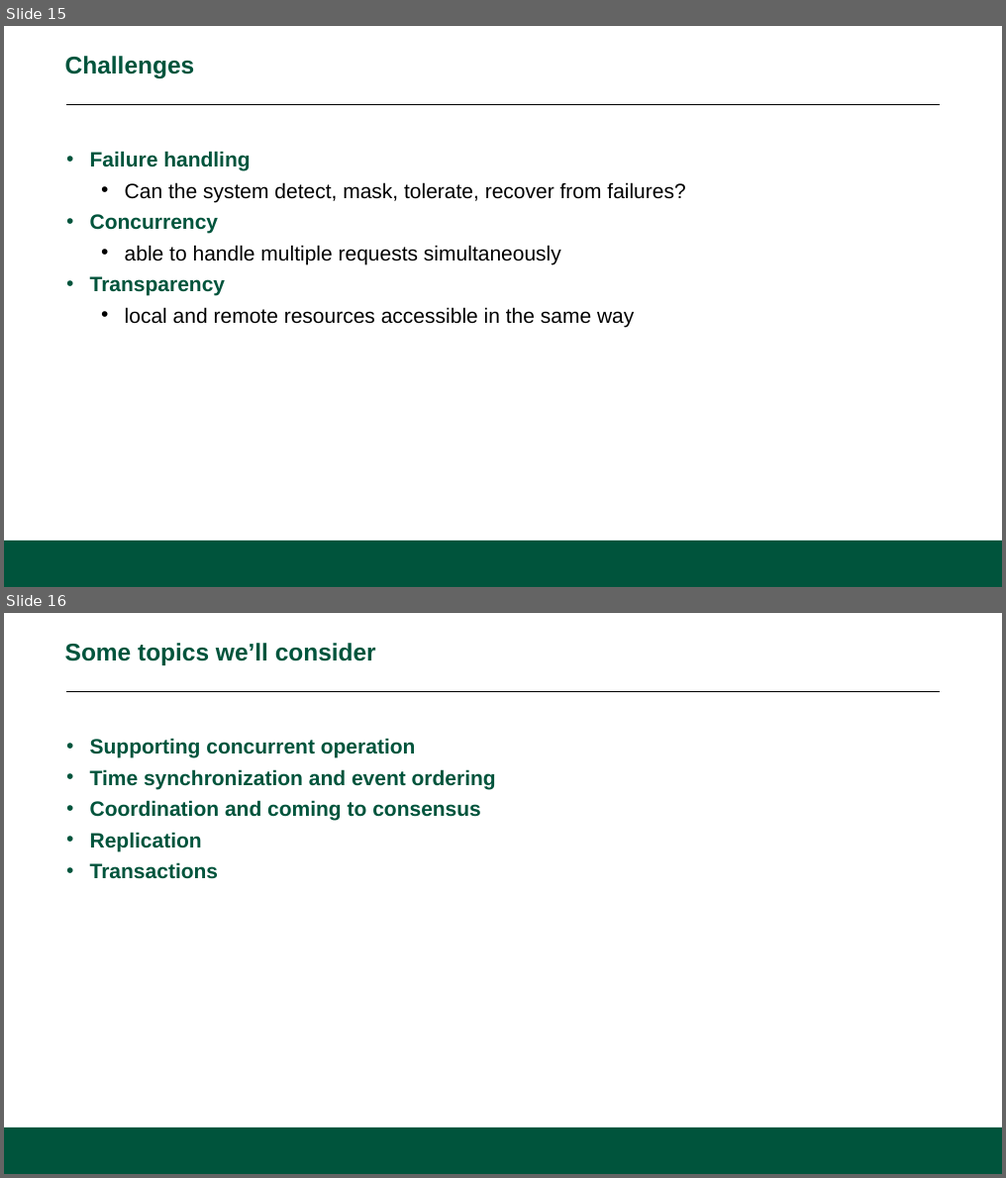
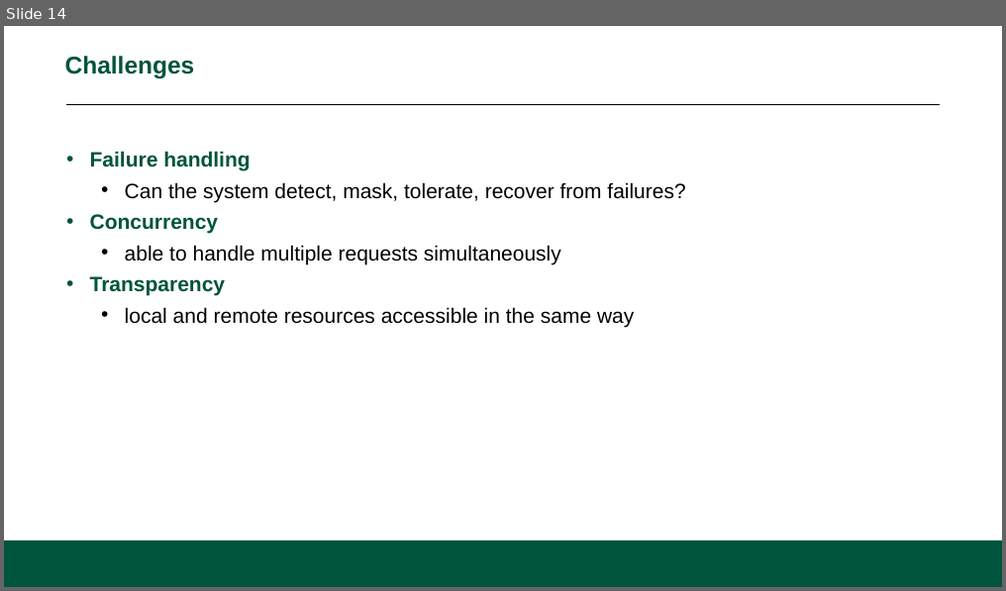
Before and after one commit to CS601-F15/lectures, a slide deck: slides/dsdoverview.pptx. Shown one above the other, each under a label of ours: slides 15 and 16 before the commit, slide 14 after it. The pictures are 1006x1178 and 1006x591 pixels, drawn with LibreOffice and Linux fonts; fonts in the diff are those of the drawing; background and template pictures are left out. Boxes give left, top, right and bottom in pixels: in the first picture for what was removed or moved away, otherwise in the second. Text is boxed around its words. In the diff, an @@ line names an element or a change of style, - is before the commit and + after.

```diff
--- a/slides/dsdoverview.pptx
+++ b/slides/dsdoverview.pptx
@@ slide 16 removed at [4, 613, 1002, 1174], background #FFFFFF; not listed: 2 template elements that a slide beside it also shows @@
@@ title removed at [65, 643, 376, 665] @@
-Some topics we’ll consider
@@ text removed at [90, 738, 496, 879] @@
-• Supporting concurrent operation
-• Time synchronization and event ordering
-• Coordination and coming to consensus
-• Replication
-• Transactions
@@ what was slide 15 is now slide 14 @@
```
Also in this commit, not shown: 6 slides added, 1 other slide removed.
